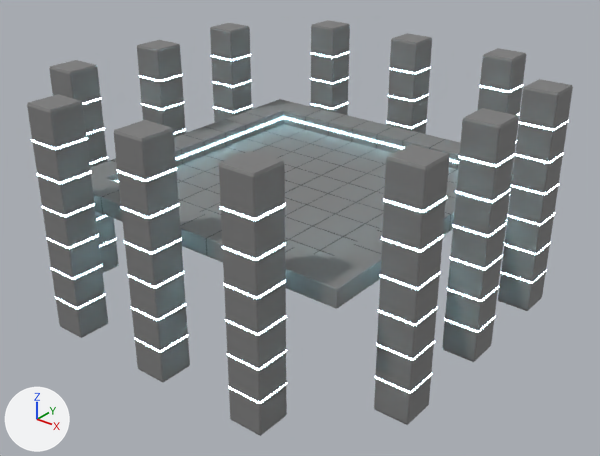
One commit to the Blender file Assets/Models/arena02/arena.blend: the scene before it, then after it.
The view is the same before and after, from a 50 mm lens placed at (85.5, -107.2, 57.9), pointed at (1.9, -2.7, -6.9). The axes (+X, +Y, +Z) are drawn at lower left. The lights are the same throughout. The picture after the commit comes second.

Names of what the first picture shows: 'Ground', 'Pillars', 'Pillars.001', 'Pillars.002', 'Pillars.003', 'Pillars.004', 'Pillars.005', 'Pillars.006', 'Pillars.007', 'Pillars.008', 'Pillars.009', 'Pillars.010', 'Pillars.011' and 1 more.
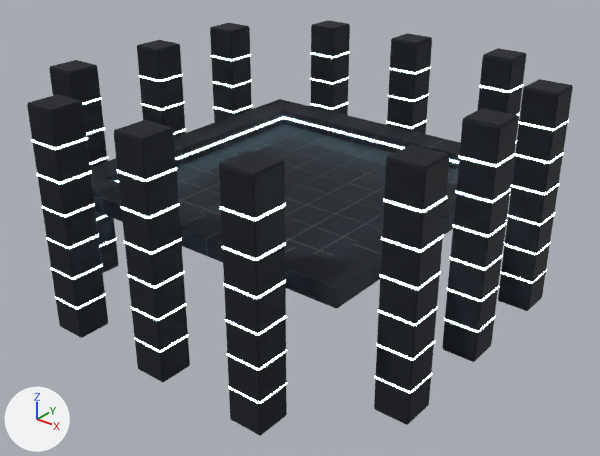
Pixel boxes (x1, y1, x2, y2) of what changed, in the pictures (600 x 456 px):
'Ground', recoloured, surface changed (darker): (90, 99, 515, 309) in both
'Pillars.001', recoloured, surface changed (grey to black): (219, 151, 287, 436) in both
'Pillars.008', recoloured, surface changed (grey to black): (374, 144, 449, 425) in both
'Pillars', recoloured, surface changed (grey to black): (114, 120, 190, 382) in both
'Pillars.006', recoloured, surface changed (grey to black): (442, 108, 518, 362) in both
'Pillars.002', recoloured, surface changed (grey to black): (27, 94, 108, 338) in both
'Pillars.007', recoloured, surface changed (grey to black): (498, 79, 573, 311) in both
'Pillars.011', recoloured, surface changed (grey to black): (49, 60, 119, 273) in both
'Pillars.003', recoloured, surface changed (grey to black): (387, 33, 432, 134) in both
'Pillars.009', recoloured, surface changed (grey to black): (137, 40, 186, 137) in both
'Pillars.010', recoloured, surface changed (grey to black): (210, 23, 252, 123) in both
'Pillars.005', recoloured, surface changed (grey to black): (310, 20, 350, 115) in both
'Pillars.004', recoloured, surface changed (grey to black): (478, 48, 526, 245) in both

The change, as a diff of the scene's bpy script:
```diff
--- a/Assets/Models/arena02/arena.blend.py
+++ b/Assets/Models/arena02/arena.blend.py
@@ mat_base @@
 mat_base = principled_material('Base')
-mat_base.base_color = (0.2, 0.2, 0.2)  # grey #7c7c7c
-mat_base.roughness = 0.75
+mat_base.base_color = (0.0206, 0.022, 0.0283)  # black #27292f
+mat_base.specular_ior_level = 0.05
```
